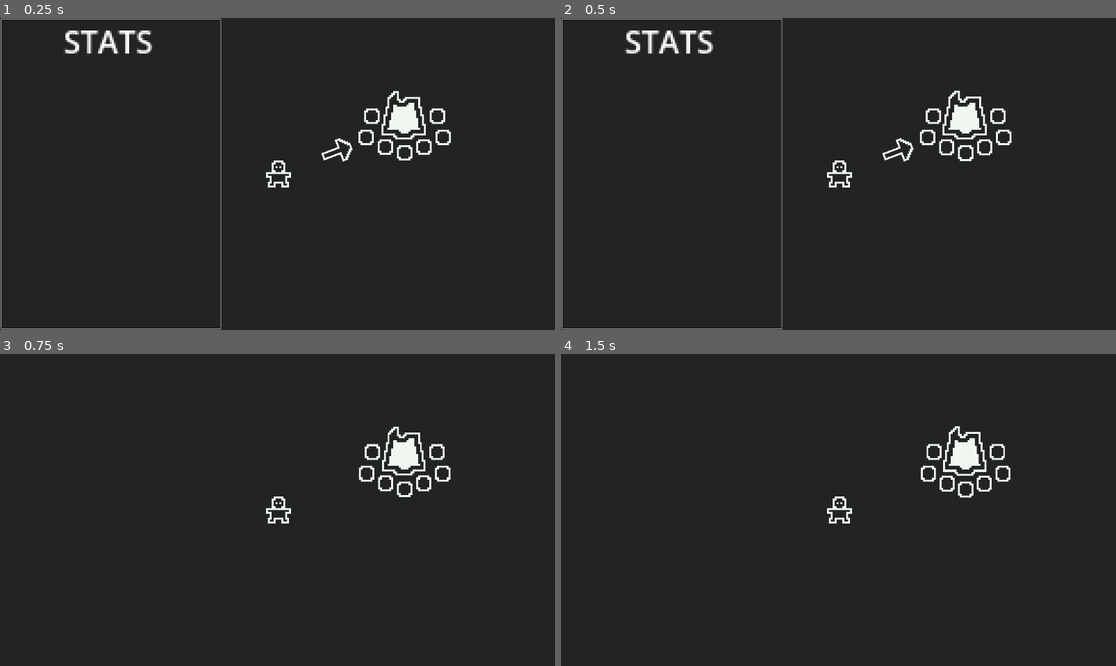
Above: before the commit, frames 1-4 (two rows, left to right).
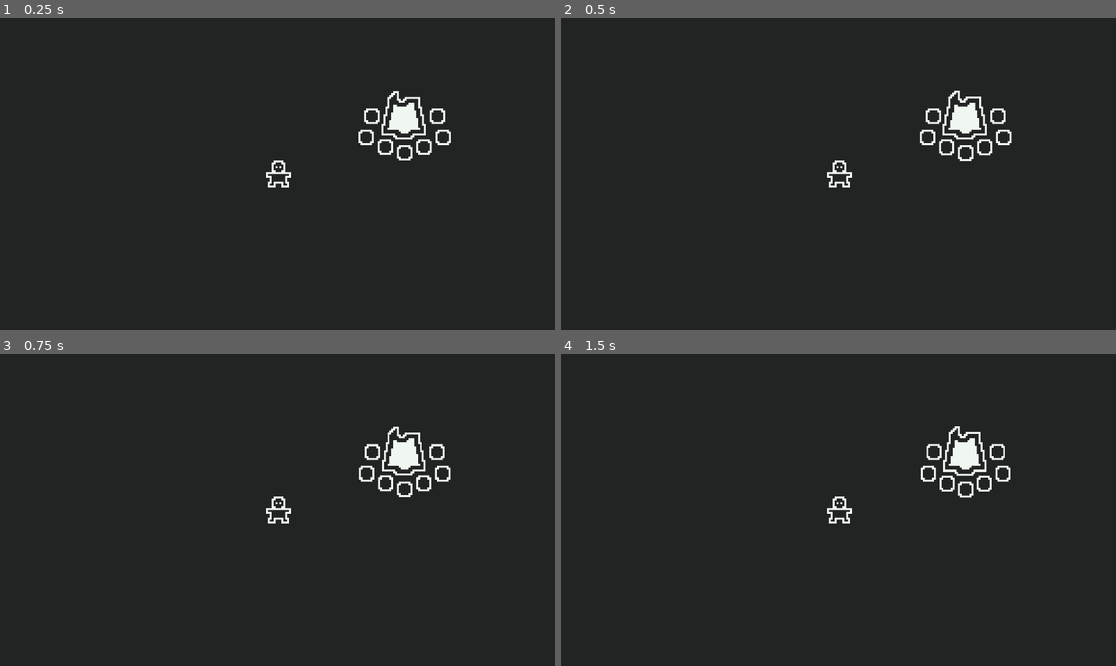
Above: after the commit, the same moments.

Repository: ArthurNaue/survival
Game: Godot game, scene res://scenes/world/root/world.tscn
The game is run twice, just before and just after one commit, with the same random seed, the same clock (stepped at 60 frames per second) and the same inputs.
Inputs (mouse positions are in pixels of both pictures, inside the frame that each line leads up to):
- Up to frame 1 (0.25 s): no input
- Up to frame 2 (0.5 s): no input
- Up to frame 3 (0.75 s): move the mouse to (399, 494) at 0.52 s; tap E (E) at 0.6 s
- Up to frame 4 (1.5 s): click (960, 494) at 0.8 s; move the mouse to (727, 525) at 1.27 s; click (727, 525) at 1.35 s

The runs differ from the first frame. In frame 1, 1.3% of the frame differs, in the area x 0-64%, y 0-100%; in frame 2, 1.3%; in frame 3, nothing differs; in frame 4, nothing differs.

Commit message:
adicionei um aviso no sistema de construcoes

Diff:
--- a/scenes/entities/player/root/player.tscn
+++ b/scenes/entities/player/root/player.tscn
@@ -92,6 +92,7 @@
 shape = SubResource("RectangleShape2D_7l67m")
 
 [node name="gui" type="CanvasLayer" parent="."]
+visible = false
 
 [node name="inventoryRect" type="ColorRect" parent="gui"]
 offset_left = 2.0
--- a/scripts/managers/constructionManager/root/constructionManager.gd
+++ b/scripts/managers/constructionManager/root/constructionManager.gd
@@ -25,6 +25,7 @@
 var constructionObject: ConstructionObjectsStats
 var tutorialText: RichTextLabel
 var object: ConstructionObjectsStats
+var warningTextExists := false
 
 func _process(_delta: float) -> void:
 	if ConstructionManager.buildMode == true:
@@ -36,17 +37,16 @@
 			constructionSprite.modulate = Color.RED
 
 func spawn_construction_object(location: Vector2) -> void:
-	if check_requirements():
-		for requirement in constructionObject.requirementNumber:
-			PlayerManager.update_resources(requirement, 1, PlayerManager.operation.sub)
-		var construction = constructionObjectScene.instantiate() as ConstructionObject
-		construction.stats = object
-		construction.global_position = location
-		construction.sprite.rotation_degrees = constructionSprite.rotation_degrees
-		WorldManager.get_world().constructionObjects.add_child(construction)
-		GameManager.play_sound(constructSound, location)
-		CameraManager.apply_shake(1)
-		turn_build_mode_off()
+	for requirement in constructionObject.requirementNumber:
+		PlayerManager.update_resources(requirement, 1, PlayerManager.operation.sub)
+	var construction = constructionObjectScene.instantiate() as ConstructionObject
+	construction.stats = object
+	construction.global_position = location
+	construction.sprite.rotation_degrees = constructionSprite.rotation_degrees
+	WorldManager.get_world().constructionObjects.add_child(construction)
+	GameManager.play_sound(constructSound, location)
+	CameraManager.apply_shake(1)
+	turn_build_mode_off()
 
 func change_build_mode_object(newObject: ConstructionObjectsStats) -> void:
 	object = newObject
@@ -81,12 +81,31 @@
 	return requirementsMet
 
 func _input(_event: InputEvent) -> void:
-	if Input.is_action_just_pressed("M1") and buildMode == true and get_player().gui.visible == false:
-		spawn_construction_object(get_global_mouse_position())
+	if Input.is_action_just_pressed("M1") and buildMode:
+		if check_requirements():
+			if !get_player().gui.visible:
+				spawn_construction_object(get_global_mouse_position())
+			else:
+				warning_text("Turn the GUI off!")
+		else:
+			warning_text("Not enough resources!")
 	if Input.is_action_just_pressed("Q") and buildMode == true:
 		turn_build_mode_off()
 	if Input.is_action_just_pressed("R") and buildMode == true:
 		constructionSprite.rotation_degrees += 90
 
+func warning_text(text: String) -> void:
+	if !warningTextExists:
+		var warningText = RichTextLabel.new()
+		warningText.bbcode_enabled = true
+		warningText.size = Vector2(200, 100)
+		warningText.text = "[center]" + text
+		warningText.position = Vector2(450, 600)
+		PlayerManager.get_player().get_node("gui").add_child(warningText)
+		warningTextExists = true
+		await get_tree().create_timer(1).timeout
+		warningText.queue_free()
+		warningTextExists = false
+
 func get_player() -> CharacterBody2D:
 	return get_tree().get_first_node_in_group("player")
